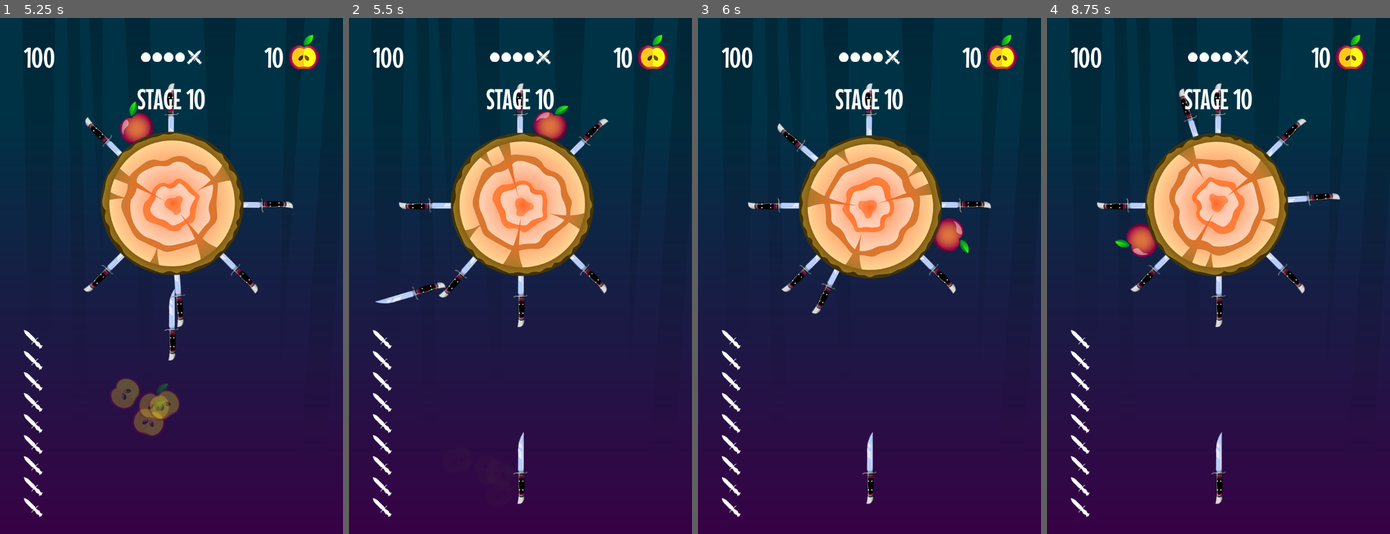
Above: before the commit, frames 1-4 (left to right).
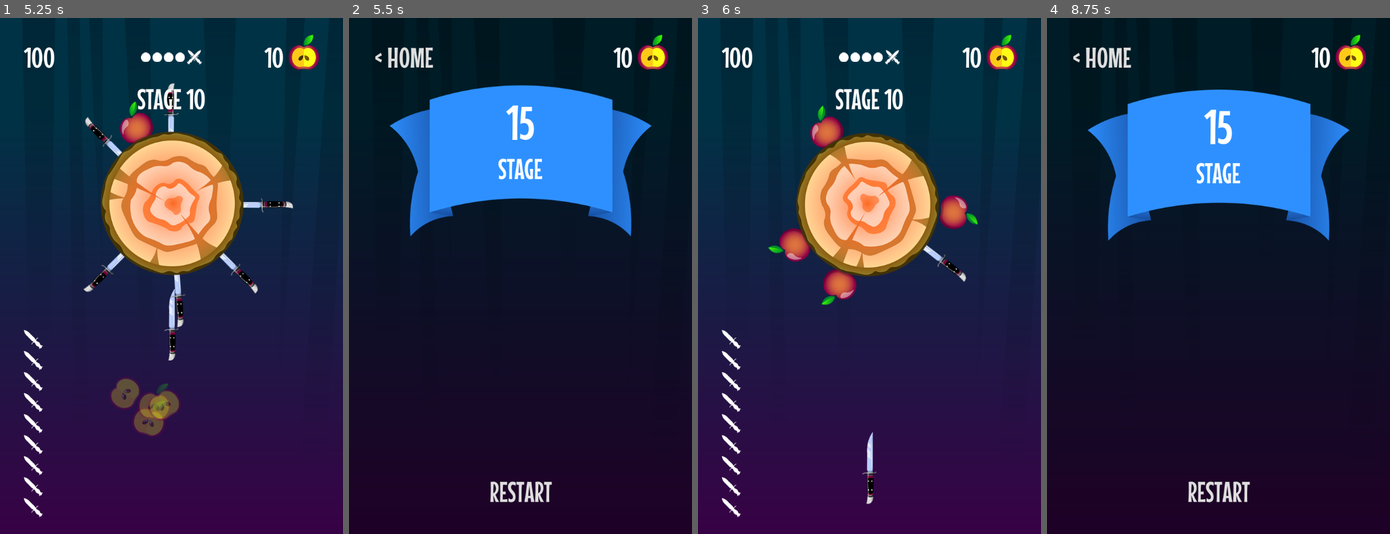
Above: after the commit, the same moments.

Repository: Merkucios/KnifeHit_GD
Game: Godot game, scene res://scenes/start_scene/start_screen.tscn
Same seed, same stepped clock (60 frames per second), same inputs: the game is played once before the commit and once after it.
Inputs (mouse positions are in pixels of both pictures, inside the frame that each line leads up to):
- Up to frame 1 (5.25 s): click "PLAY" at 0.5 s; move the mouse to (246, 250) at 1.27 s; click (246, 250) at 1.42 s; move the mouse to (102, 301) at 2.02 s; click (102, 301) at 2.17 s; move the mouse to (205, 162) at 2.77 s; click (205, 162) at 2.92 s; move the mouse to (154, 379) at 3.52 s; click (154, 379) at 3.67 s; move the mouse to (274, 353) at 4.27 s; click (274, 353) at 4.42 s; move the mouse to (68, 198) at 5.02 s; click (68, 198) at 5.17 s
- Up to frame 2 (5.5 s): no input
- Up to frame 3 (6 s): click (869, 492) at 5.75 s, where only the run after the commit has a clickable "RESTART"
- Up to frame 4 (8.75 s): move the mouse to (1235, 276) at 6.52 s; click (1235, 276) at 6.67 s; move the mouse to (1167, 147) at 7.27 s; click (1167, 147) at 7.42 s; move the mouse to (1293, 250) at 8.02 s; click (1293, 250) at 8.17 s

Frame 1 is identical in both runs. In frame 2, 97% of the frame differs, in the area x 0-100%, y 0-100%; in frame 3, 7.4%; in frame 4, 99%.

Commit message:
Рестарт игры 🎮 При попадании в ножик всплывает экран рестарта

Diff:
--- a/core/events.gd
+++ b/core/events.gd
@@ -7,4 +7,5 @@
 	SHOP
 }
 
+signal game_over
 signal location_changed(location : LOCATIONS)
--- a/elements/knife/knife.gd
+++ b/elements/knife/knife.gd
@@ -57,6 +57,7 @@
 		change_state(State.IDLE)
 	else:
 		throw_away(collision.get_normal())
+		Events.game_over.emit()
 
 func add_knife_to_target(target : Target):
 	# Удаляем нож из родительского узла
--- a/elements/knife_shooter/knife_shooter.gd
+++ b/elements/knife_shooter/knife_shooter.gd
@@ -2,6 +2,7 @@
 
 # Предварительная загрузка сцены ножа
 var knife_scene = preload("res://elements/knife/knife.tscn")
+var is_enabled = true
 # Ссылка на узел ножа
 @onready var knife = $Knife
 # Ссылка на узел таймера
@@ -14,7 +15,7 @@
 	add_child(knife)
 
 func _input(event : InputEvent):
-	if event is InputEventScreenTouch and event.is_pressed() and timer.time_left <= 0:
+	if is_enabled and event is InputEventScreenTouch and event.is_pressed() and timer.time_left <= 0:
 		# Если произошло касание экрана и таймер истек, бросаем нож
 		knife.throw()
 		# Запускаем таймер
--- a/elements/ui/hud/hud.gd
+++ b/elements/ui/hud/hud.gd
@@ -33,3 +33,10 @@
 			points_label.hide()
 			stage_label.hide()
 			stage_counter.hide()
+
+func update_hud_restart():
+	knives_counter.hide()
+	home_button.show()
+	points_label.hide()
+	stage_label.hide()
+	stage_counter.hide()
--- /dev/null
+++ b/elements/ui/restart_overlay/restart_overlay.gd
@@ -0,0 +1,4 @@
+extends CanvasLayer
+
+func _on_button_pressed():
+	Events.location_changed.emit(Events.LOCATIONS.GAME)
--- a/elements/ui/restart_overlay/restart_overlay.tscn
+++ b/elements/ui/restart_overlay/restart_overlay.tscn
@@ -1,5 +1,6 @@
-[gd_scene load_steps=7 format=3 uid="uid://xuy4ok0xjlou"]
-
+[gd_scene load_steps=8 format=3 uid="uid://xuy4ok0xjlou"]
+
+[ext_resource type="Script" path="res://elements/ui/restart_overlay/restart_overlay.gd" id="1_2lpaf"]
 [ext_resource type="Texture2D" uid="uid://croxd6vnu7m5d" path="res://assets/banner.png" id="1_gjbr8"]
 [ext_resource type="Texture2D" uid="uid://cxc0eg6ywmqi5" path="res://assets/background.png" id="1_hbut4"]
 
@@ -154,6 +155,7 @@
 
 [node name="RestartOverlay" type="CanvasLayer"]
 layer = 4
+script = ExtResource("1_2lpaf")
 
 [node name="TextureRect" type="TextureRect" parent="."]
 anchors_preset = 15
@@ -222,3 +224,6 @@
 libraries = {
 "": SubResource("AnimationLibrary_dt647")
 }
+autoplay = "show_overlay"
+
+[connection signal="pressed" from="MarginContainer/Control/Button" to="." method="_on_button_pressed"]
--- /dev/null
+++ b/scenes/game/game.gd
@@ -0,0 +1,16 @@
+extends Node2D
+
+var restart_overlay_scene = preload("res://elements/ui/restart_overlay/restart_overlay.tscn")
+
+@onready var knife_shooter = $KnifeShooter
+
+func _ready():
+	Events.game_over.connect(end_game)
+
+func end_game():
+	knife_shooter.is_enabled = false
+	show_restart_overlay()
+
+func show_restart_overlay():
+	add_child(restart_overlay_scene.instantiate())
+	Hud.update_hud_restart()
--- a/scenes/game/game.tscn
+++ b/scenes/game/game.tscn
@@ -1,9 +1,11 @@
-[gd_scene load_steps=3 format=3 uid="uid://dbqf5d675kbsi"]
+[gd_scene load_steps=4 format=3 uid="uid://dbqf5d675kbsi"]
 
+[ext_resource type="Script" path="res://scenes/game/game.gd" id="1_fnonh"]
 [ext_resource type="PackedScene" uid="uid://b8c7hggqf55t4" path="res://elements/knife_shooter/knife_shooter.tscn" id="1_usqj8"]
 [ext_resource type="PackedScene" uid="uid://bi54m1nuitbkx" path="res://elements/targets/target/target.tscn" id="2_2rfst"]
 
 [node name="Game" type="Node2D"]
+script = ExtResource("1_fnonh")
 
 [node name="KnifeShooter" parent="." instance=ExtResource("1_usqj8")]
 position = Vector2(360, 942)
